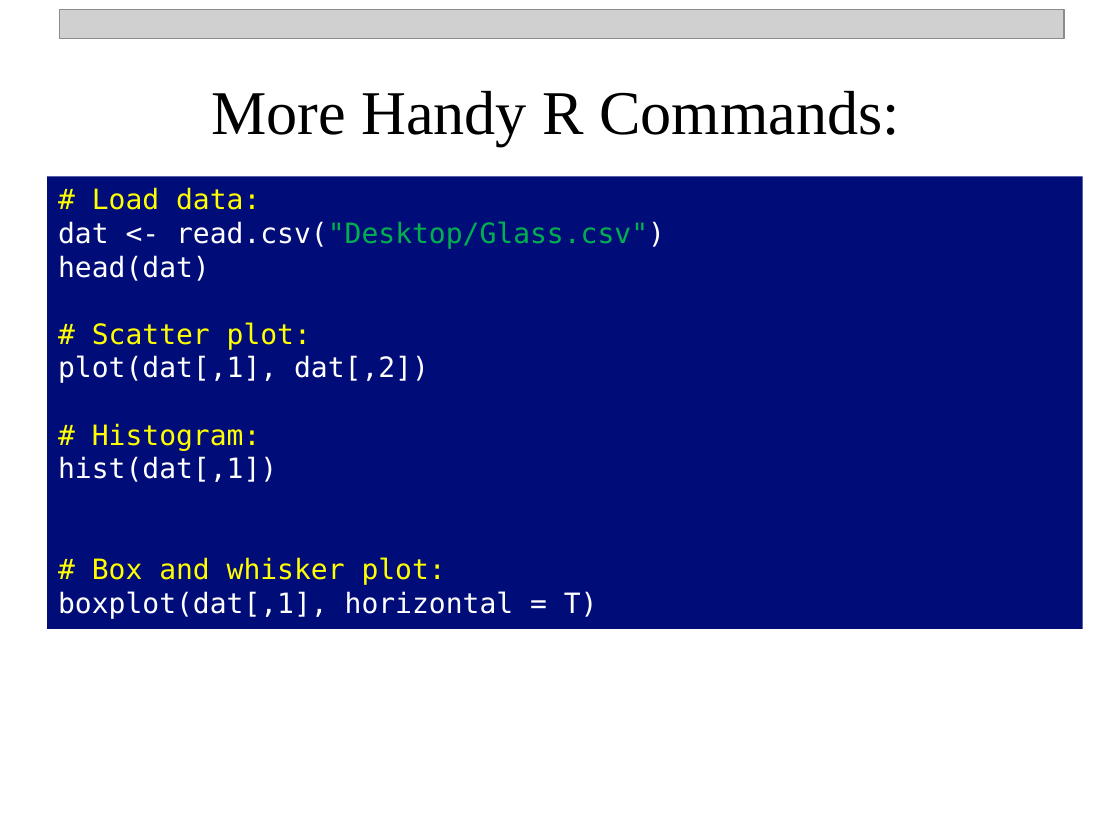
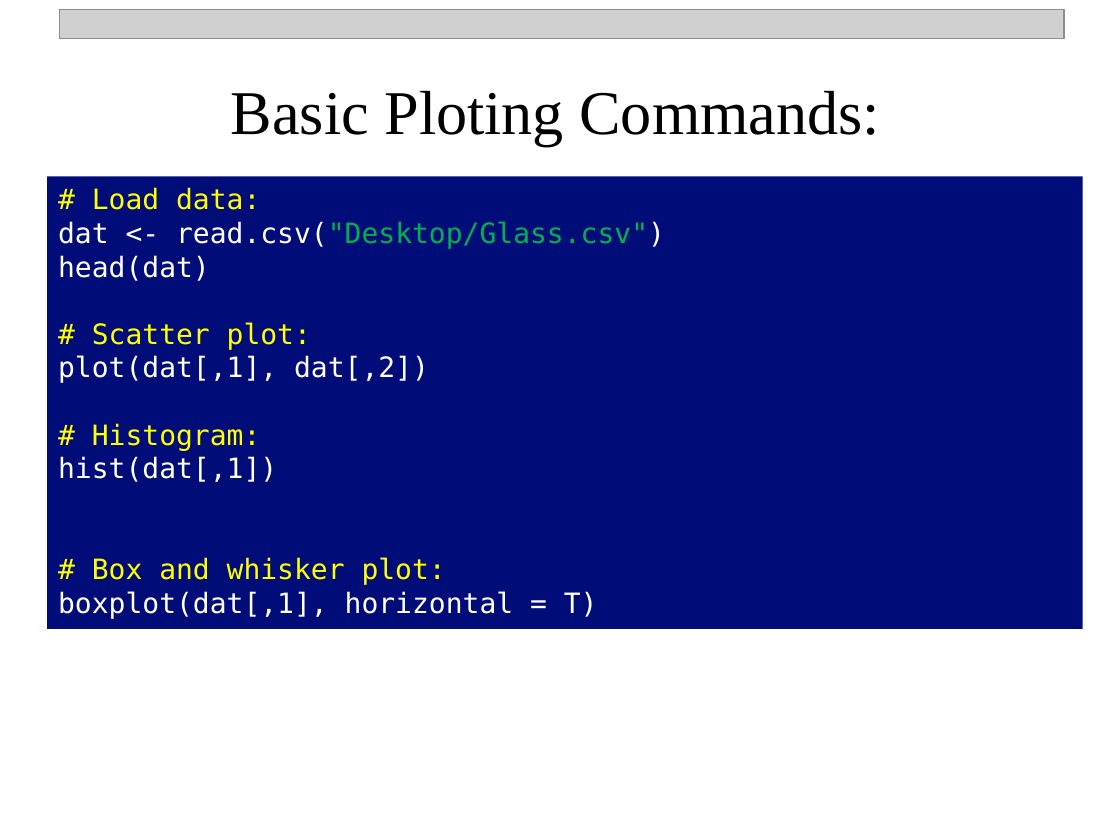
Before and after one commit to npetraco/workshop21, a slide deck: slide 21 of notes/day_1.pptx. Drawn at 1120x840 pixels with LibreOffice and Linux fonts; fonts in the diff are those of the drawing; grey boxes stand for pictures. Boxes give left, top, right and bottom in pixels: in the first picture for what was removed or moved away, otherwise in the second. Text is boxed around its words. In the diff, an @@ line names an element or a change of style, - is before the commit and + after.

```diff
--- a/notes/day_1.pptx
+++ b/notes/day_1.pptx
@@ text at [231,90,880,146]: text changed @@
-More Handy R Commands:
+Basic Ploting Commands:
```
Also in this commit, not shown: 8 other slides changed, 4 other files.
